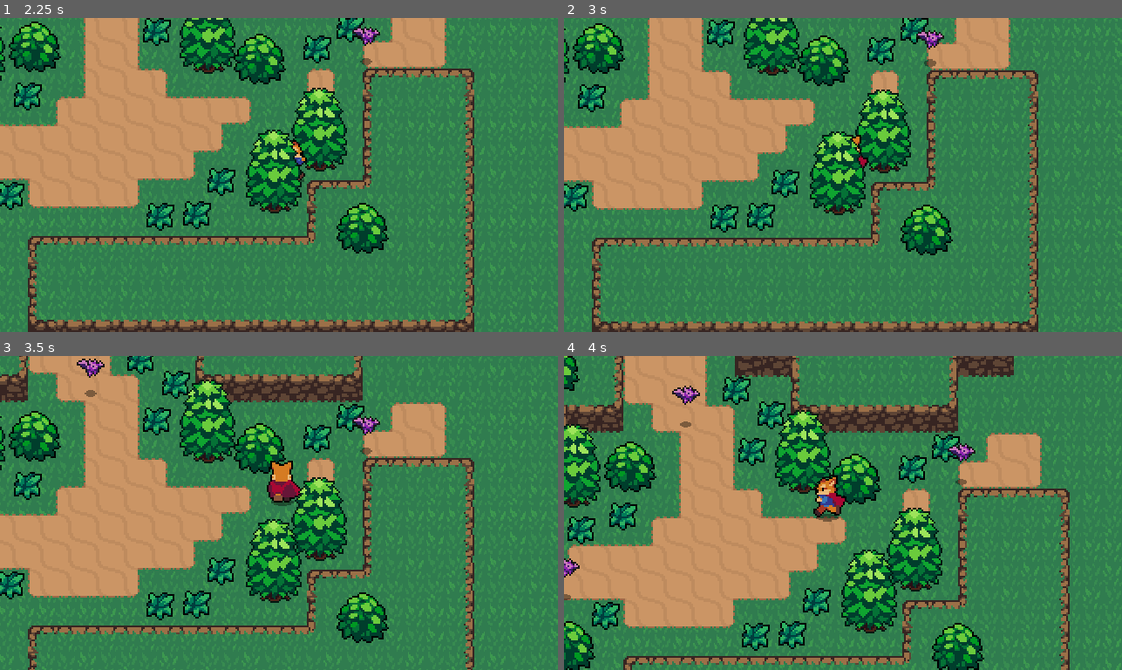
Above: before the commit, frames 1-4 (two rows, left to right).
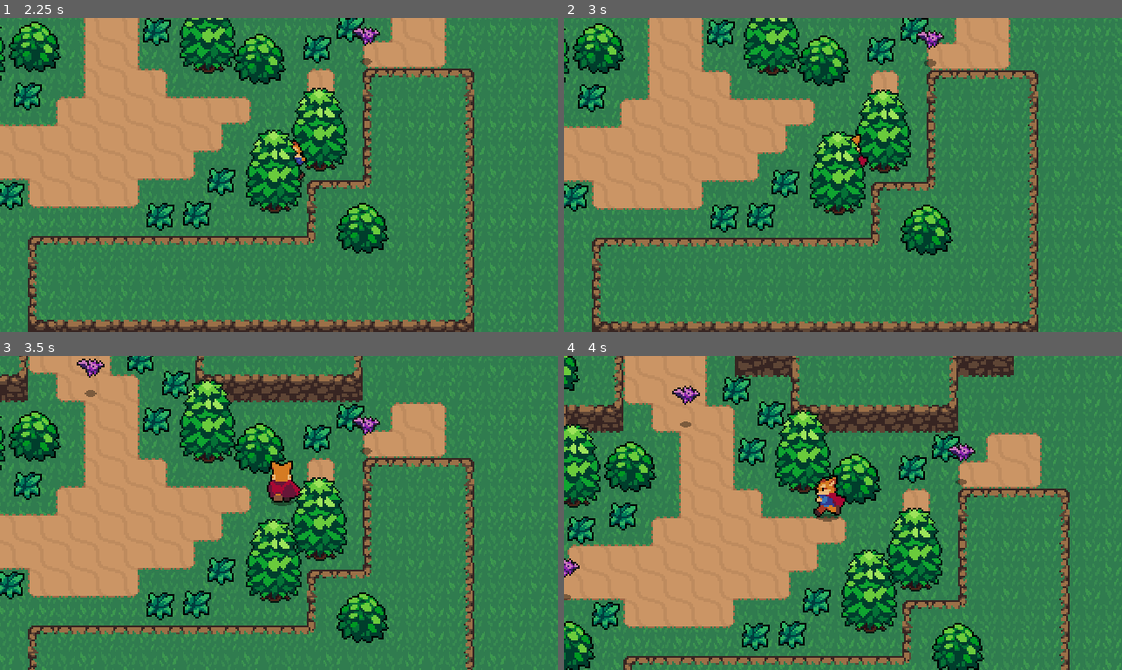
Above: after the commit, the same moments.

Repository: dayton-bobbitt/action-rpg-tutorial
Game: Godot game, scene res://World/World.tscn
The game is run twice, just before and just after one commit, with the same random seed, the same clock (stepped at 60 frames per second) and the same inputs.
Inputs:
- Up to frame 1 (2.25 s): hold Right (ui_right) 0.53-1.28 s; hold Down (ui_down) 1.28-2.03 s; hold Right (ui_right) from 2.03 s (still down)
- Up to frame 2 (3 s): release Right (ui_right) at 2.78 s; hold Up (ui_up) from 2.78 s (still down)
- Up to frame 3 (3.5 s): keep holding Up (ui_up)
- Up to frame 4 (4 s): release Up (ui_up) at 3.53 s; hold Left (ui_left) from 3.53 s (still down)

Frame 1 is identical in both runs. In frame 2, 0.1% of the frame differs, in the area x 0-100%, y 1-87%; in frame 3, 0.3%; in frame 4, 0.4%, in the area x 0-100%, y 0-100%.

Commit message:
Apply knockback

Diff:
--- a/Collisions/Hitbox.gd
+++ b/Collisions/Hitbox.gd
@@ -3,3 +3,4 @@
 
 
 export var attack_strength: float = 0
+export var knockback_strength: float = 0
--- a/Collisions/Hurtbox.gd
+++ b/Collisions/Hurtbox.gd
@@ -2,6 +2,7 @@
 extends Area2D
 
 
+signal hit(knockback)
 signal destroyed
 
 
@@ -17,7 +18,12 @@
 func _take_damage(hitbox: Hitbox) -> void:
 	_health -= hitbox.attack_strength
 
-	if _health <= 0:
+	if _health > 0:
+		var attack_direction = hitbox.get_parent().global_position.direction_to(global_position)
+		var knockback = attack_direction * hitbox.knockback_strength
+
+		emit_signal("hit", knockback)
+	else:
 		emit_signal("destroyed")
 
 
--- a/Enemies/Bat.gd
+++ b/Enemies/Bat.gd
@@ -1,10 +1,14 @@
-extends StaticBody2D
+extends KinematicBody2D
 
 
 const ANIMATION = {
 	FLYING = "flying",
 	DEATH = "death"
 }
+
+const KNOCKBACK_RESISTANCE: int = 12
+
+var _knockback_velocity = Vector2.ZERO
 
 onready var _animation_player = $AnimationPlayer
 
@@ -13,11 +17,25 @@
 	_animation_player.play(ANIMATION.FLYING)
 
 
+func _physics_process(_delta):
+	if _has_knockback():
+		_knockback_velocity = _knockback_velocity.move_toward(Vector2.ZERO, KNOCKBACK_RESISTANCE)
+		_knockback_velocity = move_and_slide(_knockback_velocity)
+
+
+func _has_knockback() -> bool:
+	return _knockback_velocity != Vector2.ZERO
+
+
 func _on_AnimationPlayer_animation_finished(anim_name: String):
 	match anim_name:
 		ANIMATION.DEATH:
 			queue_free()
 
 
+func _on_Hurtbox_hit(knockback: Vector2):
+	_knockback_velocity = knockback
+
+
 func _on_Hurtbox_destroyed():
 	_animation_player.play(ANIMATION.DEATH)
--- a/Enemies/Bat.tscn
+++ b/Enemies/Bat.tscn
@@ -11,8 +11,8 @@
 height = 2.0
 
 [sub_resource type="CapsuleShape2D" id=5]
-radius = 5.0
-height = 2.0
+radius = 5.99999
+height = 6.0
 
 [sub_resource type="Animation" id=1]
 length = 0.001
@@ -112,6 +112,18 @@
 "update": 0,
 "values": [ false ]
 }
+tracks/8/type = "value"
+tracks/8/path = NodePath("DeathEffectSprite:position")
+tracks/8/interp = 1
+tracks/8/loop_wrap = true
+tracks/8/imported = false
+tracks/8/enabled = true
+tracks/8/keys = {
+"times": PoolRealArray( 0 ),
+"transitions": PoolRealArray( 1 ),
+"update": 0,
+"values": [ Vector2( 0, -15 ) ]
+}
 
 [sub_resource type="Animation" id=2]
 resource_name = "death"
@@ -186,6 +198,18 @@
 "transitions": PoolRealArray( 1 ),
 "update": 1,
 "values": [ true ]
+}
+tracks/6/type = "value"
+tracks/6/path = NodePath("DeathEffectSprite:position")
+tracks/6/interp = 1
+tracks/6/loop_wrap = true
+tracks/6/imported = false
+tracks/6/enabled = true
+tracks/6/keys = {
+"times": PoolRealArray( 0.4, 0.9 ),
+"transitions": PoolRealArray( 1, 1 ),
+"update": 0,
+"values": [ Vector2( 0, -15 ), Vector2( 0, -16 ) ]
 }
 
 [sub_resource type="Animation" id=3]
@@ -218,7 +242,7 @@
 "values": [ Vector2( 0.75, 0.75 ), Vector2( 0.6, 0.6 ) ]
 }
 
-[node name="Bat" type="StaticBody2D"]
+[node name="Bat" type="KinematicBody2D"]
 collision_layer = 16
 script = ExtResource( 5 )
 __meta__ = {
@@ -262,6 +286,7 @@
 anims/flying = SubResource( 3 )
 
 [connection signal="destroyed" from="Hurtbox" to="." method="_on_Hurtbox_destroyed"]
+[connection signal="hit" from="Hurtbox" to="." method="_on_Hurtbox_hit"]
 [connection signal="animation_finished" from="AnimationPlayer" to="." method="_on_AnimationPlayer_animation_finished"]
 
 [editable path="Hurtbox"]
--- a/Player/Player.tscn
+++ b/Player/Player.tscn
@@ -834,6 +834,7 @@
 collision_layer = 0
 collision_mask = 8
 attack_strength = 10.0
+knockback_strength = 200.0
 
 [node name="CollisionShape2D" parent="HitboxPivot/Hitbox" index="0"]
 shape = SubResource( 67 )
